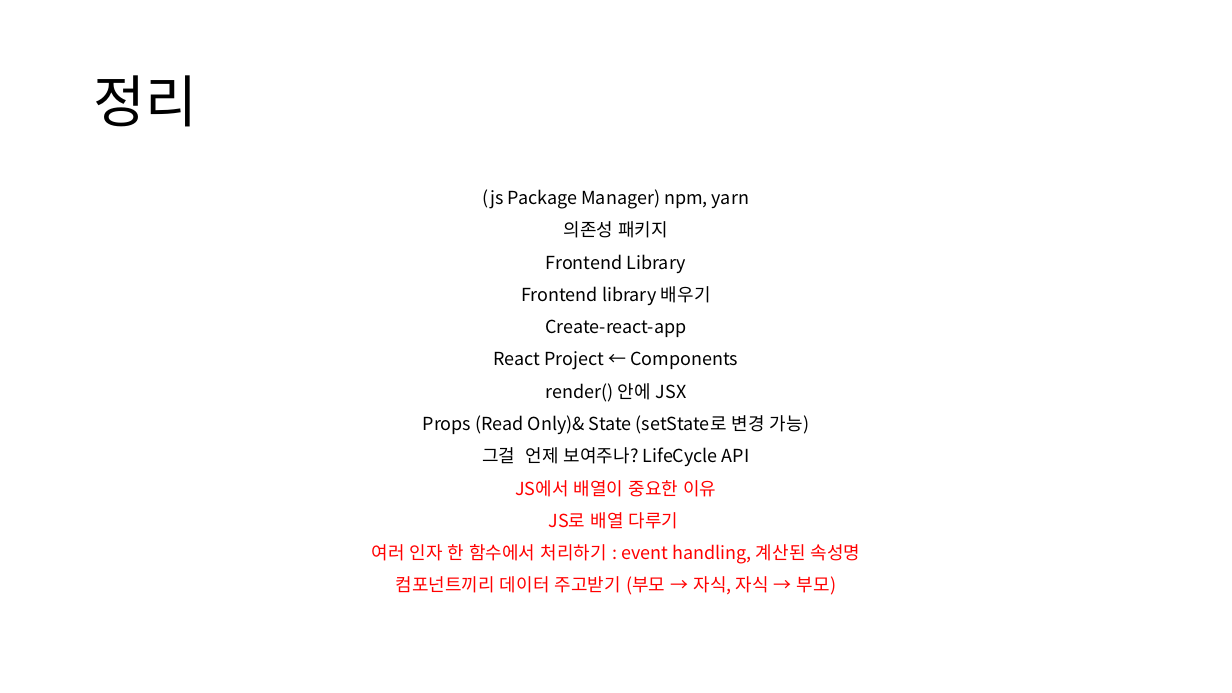
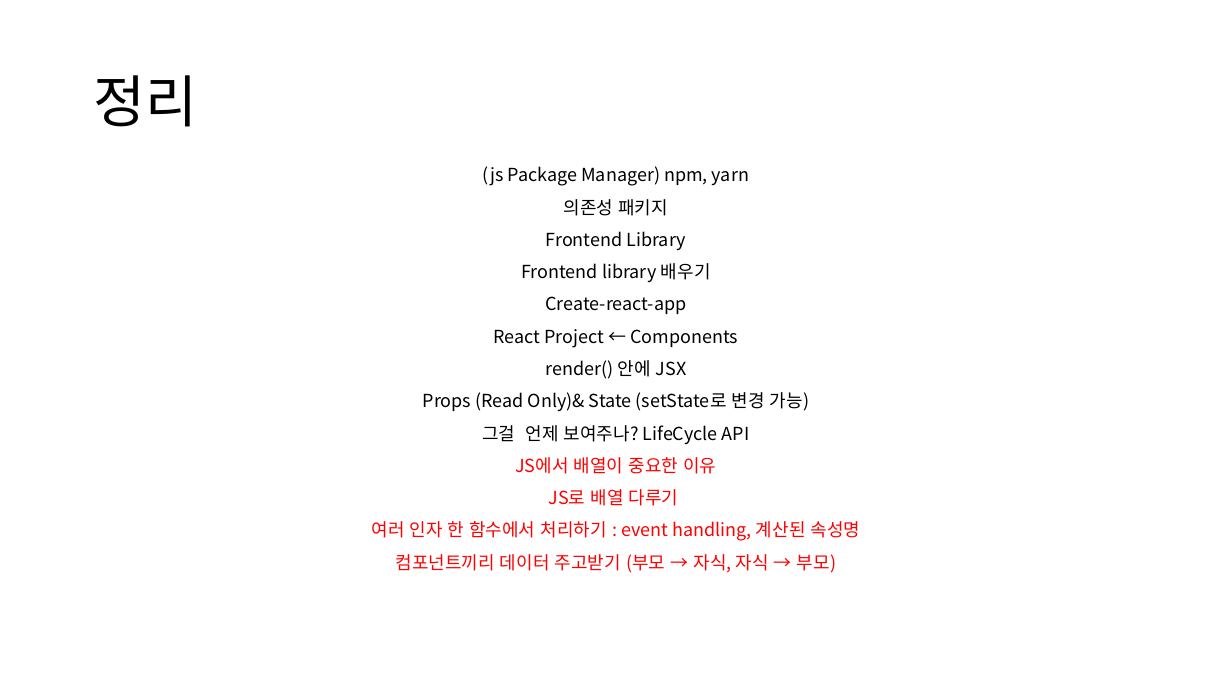
Before and after one commit to ctrl-z-won/Dev-Log, a slide deck: slide 13 of react/ctrlz3-0327.pptx. Drawn at 1232x693 pixels with LibreOffice and Linux fonts; fonts in the diff are those of the drawing. Boxes give left, top, right and bottom in pixels: in the first picture for what was removed or moved away, otherwise in the second. Text is boxed around its words. In the diff, an @@ line names an element or a change of style, - is before the commit and + after.

```diff
--- a/react/ctrlz3-0327.pptx
+++ b/react/ctrlz3-0327.pptx
@@ text "(js Package Manager) npm, yarn": place and size @@
-text "(js Package Manager) npm, yarn" at (371,189,861,595)
+text "(js Package Manager) npm, yarn" at (371,166,861,573)
```
Also in this commit, not shown: 2 other slides changed, 10 other files.
